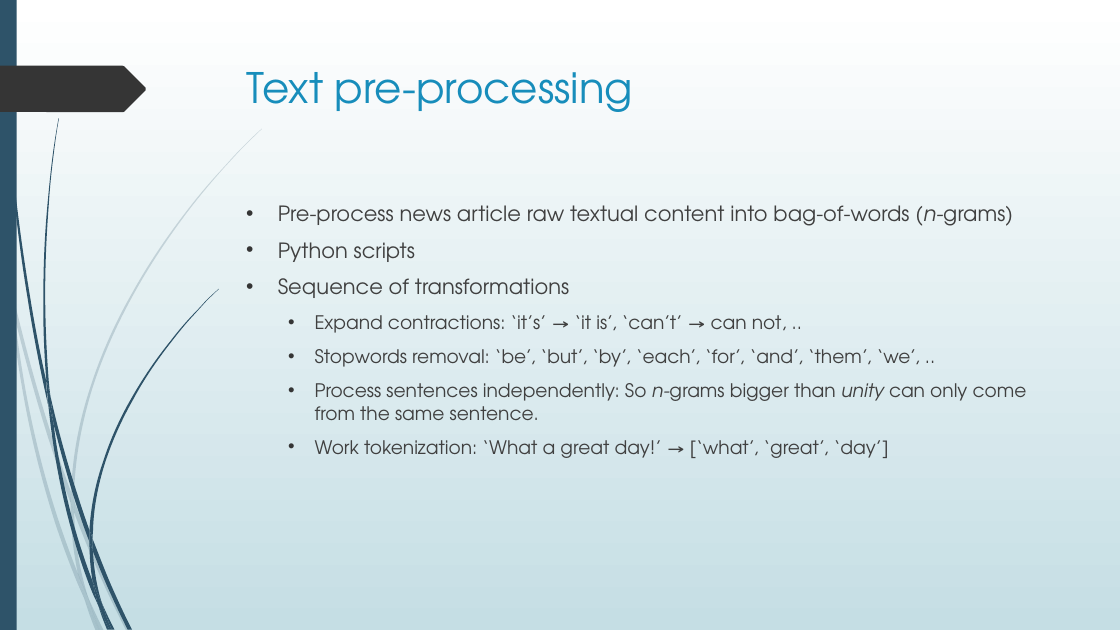
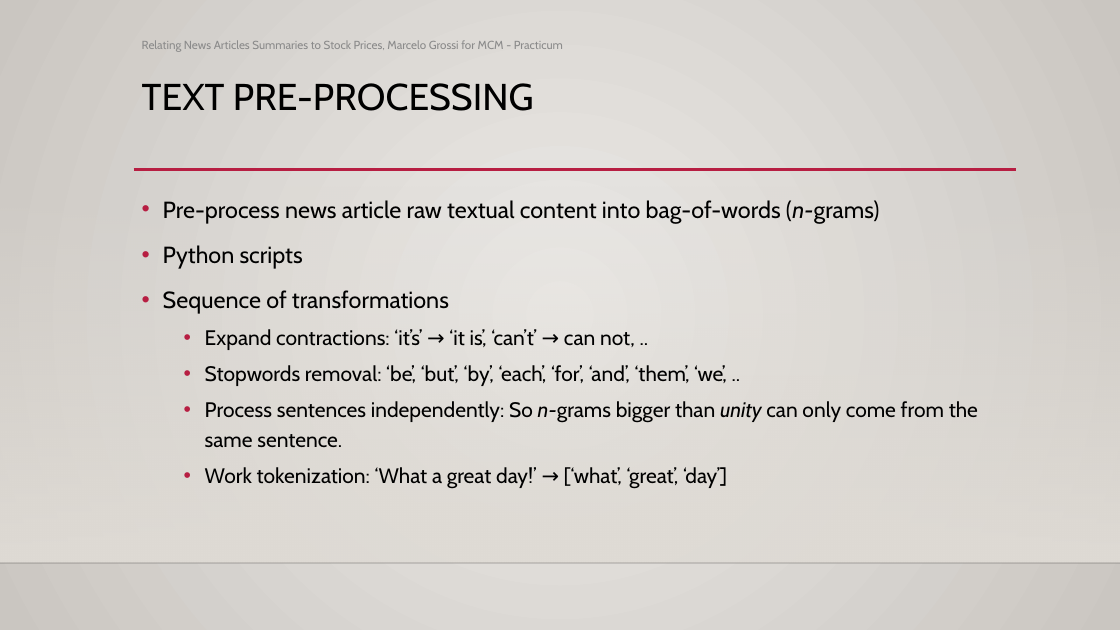
Before and after one commit to magrossi/news_n_stocks, a slide deck: slide 23 of presentation/presentation.pptx (slide 8 before the commit). Drawn at 1120x630 pixels with LibreOffice and Linux fonts; fonts in the diff are those of the drawing; background and template pictures are left out. Boxes give left, top, right and bottom in pixels: in the first picture for what was removed or moved away, otherwise in the second. Text is boxed around its words. In the diff, an @@ line names an element or a change of style, - is before the commit and + after.

```diff
--- a/presentation/presentation.pptx
+++ b/presentation/presentation.pptx
@@ background gradient #FFFFFF to #C5DEE5 to gradient #ECEAE7 to #CAC7C1 @@
@@ rectangle removed at [0,0,17,630] @@
@@ text added at [142,40,563,52], 10 pt, text #8C8C8C @@
+Relating News Articles Summaries to Stock Prices, Marcelo Grossi for MCM - Practicum
@@ freeform shape removed at [0,66,146,112] @@
@@ title at [142,83,534,111]: text changed; size 36 to 32 pt; font TeX Gyre Adventor to Cabin; text colour #178DBB to #000000 @@
-Text pre-processing
+TEXT PRE-PROCESSING
@@ line added from (134, 170) to (1017, 170), #B71E42 2.5 pt @@
@@ rectangle added at [0,186,1120,563], fill gradient #DFDBD5 @@
@@ text "Pre-process news article raw textual ...": place and size @@
-text "Pre-process news article raw textual ..." at [278,205,1027,458]
+text "Pre-process news article raw textual ..." at [163,200,978,489]
@@ text "Pre-process news article raw textual ..." at [163,200,978,489]: size 18 to 20 pt in "Pre-process news article raw textual content into ...", "Python scripts", "Sequence of transformations"; font TeX Gyre Adventor to Cabin, text colour #404040 to #000000; size 16 to 18 pt in "Expand contractions: ‘it’s’ → ‘it is’, ‘can’t’ ...", "Stopwords removal: ‘be’, ‘but’, ‘by’, ‘each’, ‘for’, ...", "Process sentences independently: So n-grams bigger than ...", "Work tokenization: ‘What a great day!’ → ..."; indent changed; line spacing 1 to 1.2; bullet colour #353535 to #B71E42; less space between paragraphs @@
@@ line added from (0, 563) to (1120, 563), #000001 1 pt @@
@@ group removed at [0,129,262,630]: 10 freeform shapes @@
@@ group removed at [3,0,218,630]: 12 freeform shapes @@
```
Also in this commit, not shown: 9 other slides changed, 17 slides added, 2 slides removed, 1 other file.
